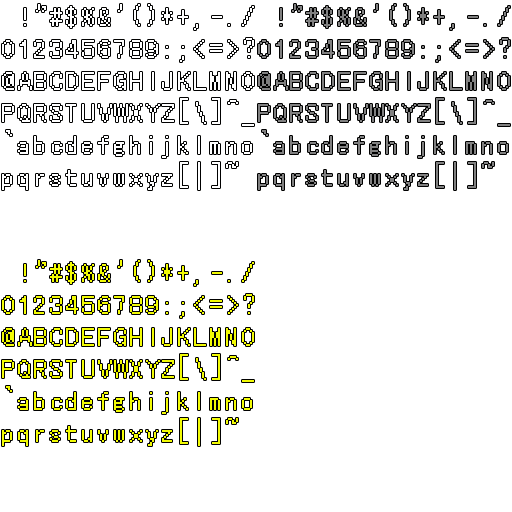
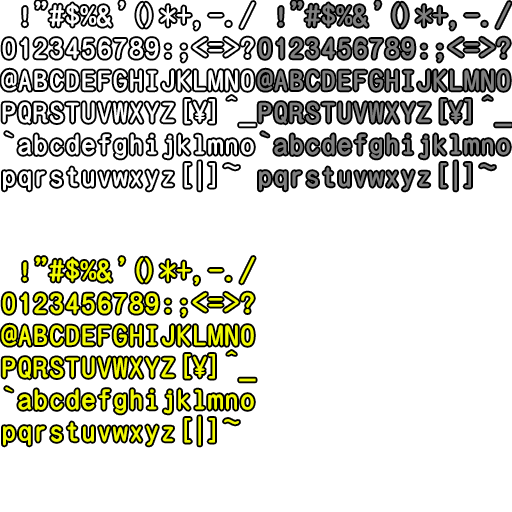
Two versions of the same layered image (512×512). Layer-by-layer changes:
added group "元テキスト 左上 白" (1st of 2) with 3 layers above "元テキスト 右上 灰" over bbox(1, 1, 256, 191)
renamed "元テキスト" to "元テキスト 左上 白", showed it, moved it into group "元テキスト 左上 白", painted on it over bbox(1, 2, 278, 191)
added layer "元テキスト (')" (1st of 3, in "元テキスト 左上 白") in group "元テキスト 左上 白" over bbox(35, 1, 125, 9)
hid "白", moved it into group "元テキスト 左上 白" over bbox(2, 4, 254, 190)
added group "元テキスト 右上 灰" (1st of 2) with 3 layers above "元テキスト 左下 黄" over bbox(257, 1, 512, 191)
added layer "元テキスト 右上 灰" (2nd of 2, in "元テキスト 右上 灰") in group "元テキスト 右上 灰" over bbox(257, 2, 512, 191)
added layer "元テキスト (')" (2nd of 3, in "元テキスト 右上 灰") in group "元テキスト 右上 灰" over bbox(291, 1, 381, 9)
hid "灰", moved it into group "元テキスト 右上 灰" over bbox(258, 4, 510, 190)
added group "元テキスト 左下 黄" (1st of 2) with 3 layers above "レイヤー 1" over bbox(1, 257, 256, 446)
added layer "元テキスト 左下 黄" (2nd of 2, in "元テキスト 左下 黄") in group "元テキスト 左下 黄" over bbox(1, 257, 256, 446)
added layer "元テキスト (')" (3rd of 3, in "元テキスト 左下 黄") in group "元テキスト 左下 黄" over bbox(35, 257, 125, 265)
hid "黄", moved it into group "元テキスト 左下 黄" over bbox(2, 260, 254, 446)
